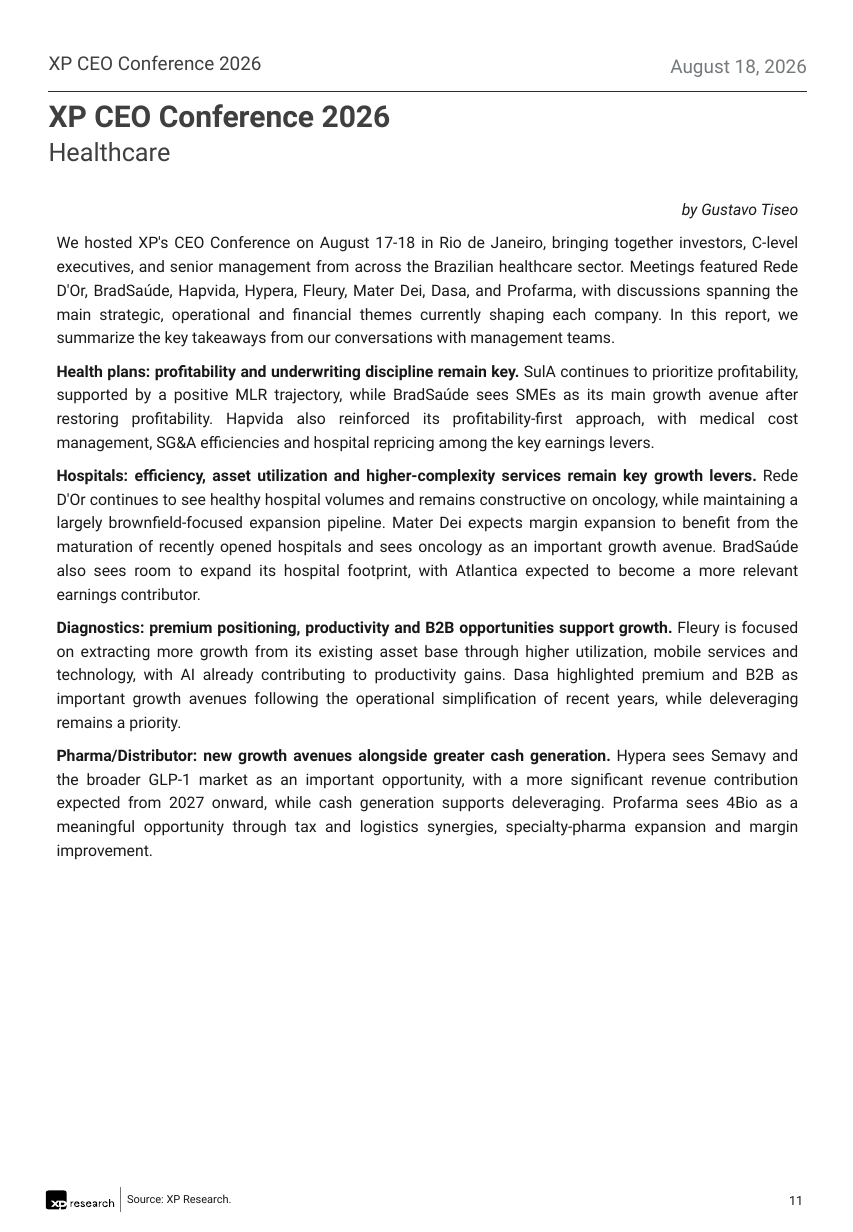
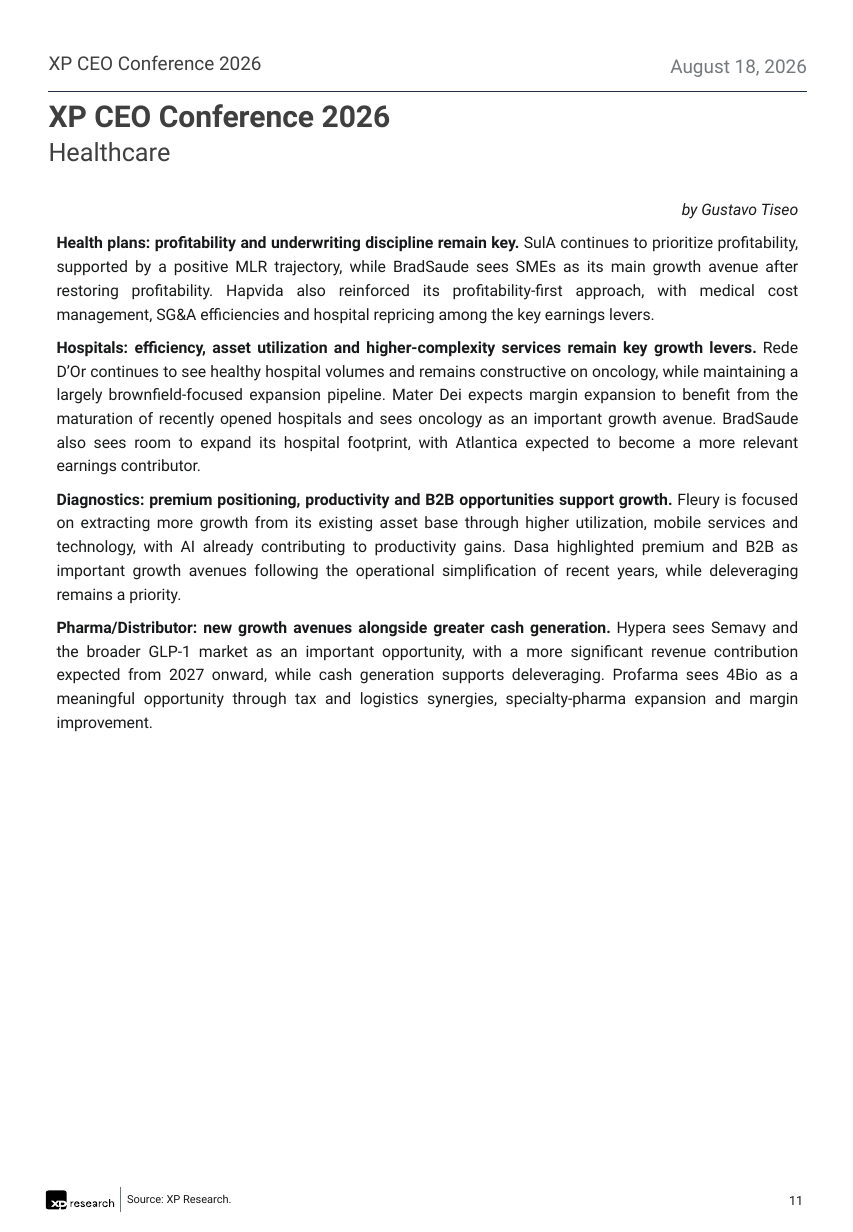
Before and after one commit to CaioLSouza/datasets, a slide deck: slide 11 of ceo_conference_2026/Feedback XP CEO Conference 2026.pptx. Drawn at 853x1232 pixels with LibreOffice and Linux fonts; fonts in the diff are those of the drawing. Boxes give left, top, right and bottom in pixels: in the first picture for what was removed or moved away, otherwise in the second. Text is boxed around its words. In the diff, an @@ line names an element or a change of style, - is before the commit and + after.

```diff
--- a/ceo_conference_2026/Feedback XP CEO Conference 2026.pptx
+++ b/ceo_conference_2026/Feedback XP CEO Conference 2026.pptx
@@ text at bbox=[57, 236, 799, 475]: text changed @@
-We hosted XP's CEO Conference on August 17-18 in Rio de Janeiro, bringing together investors, C-level executives, and senior management from across the Brazilian healthcare sector. Meetings featured Rede D'Or, BradSaúde, Hapvida, Hypera, Fleury, Mater Dei, Dasa, and Profarma, with discussions spanning the main strategic, operational and financial themes currently shaping each company. In this report, we summarize the key takeaways from our conversations with management teams.
-Health plans: profitability and underwriting discipline remain key. SulA continues to prioritize profitability, supported by a positive MLR trajectory, while BradSaúde sees SMEs as its main growth avenue after restoring profitability. Hapvida also reinforced its profitability-first approach, with medical cost management, SG&A efficiencies and hospital repricing among the key earnings levers.
-Hospitals: efficiency, asset utilization and higher-complexity services remain key growth levers. Rede D'Or continues to see healthy hospital volumes and remains constructive on oncology, while maintaining a largely brownfield-focused expansion pipeline. Mater Dei expects margin expansion to benefit from the maturation of recently opened hospitals and sees oncology as an important growth avenue. BradSaúde also sees room to expand its hospital footprint, with Atlantica expected to become a more relevant earnings contributor.
+Health plans: profitability and underwriting discipline remain key. SulA continues to prioritize profitability, supported by a positive MLR trajectory, while BradSaude sees SMEs as its main growth avenue after restoring profitability. Hapvida also reinforced its profitability-first approach, with medical cost management, SG&A efficiencies and hospital repricing among the key earnings levers.
+Hospitals: efficiency, asset utilization and higher-complexity services remain key growth levers. Rede D’Or continues to see healthy hospital volumes and remains constructive on oncology, while maintaining a largely brownfield-focused expansion pipeline. Mater Dei expects margin expansion to benefit from the maturation of recently opened hospitals and sees oncology as an important growth avenue. BradSaude also sees room to expand its hospital footprint, with Atlantica expected to become a more relevant earnings contributor.
```
Also in this commit, not shown: 14 other slides changed, 7 slides added.
